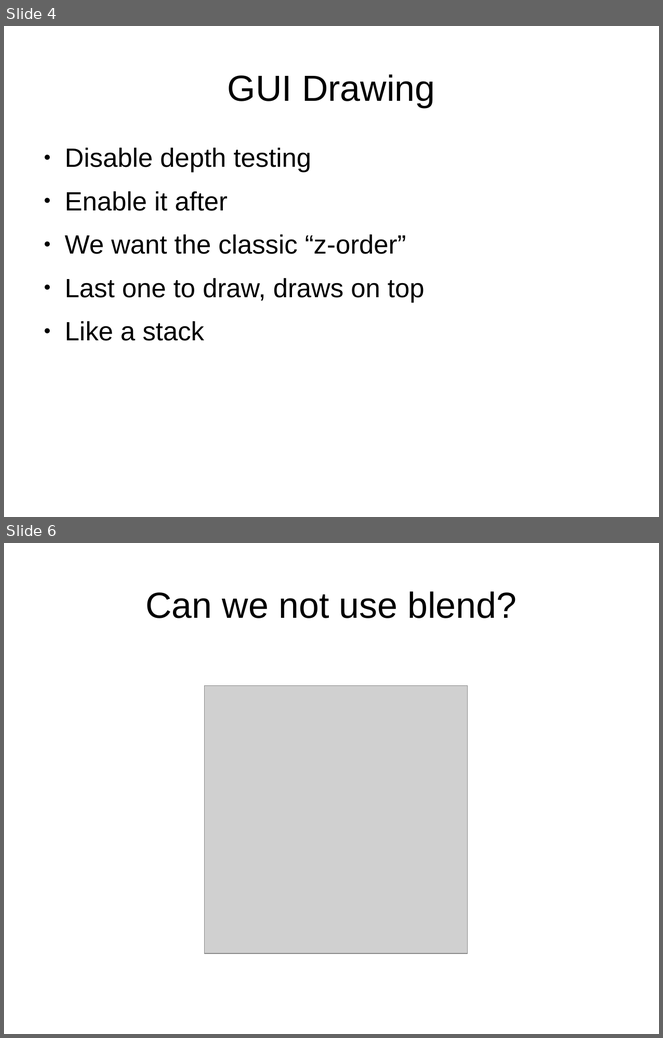
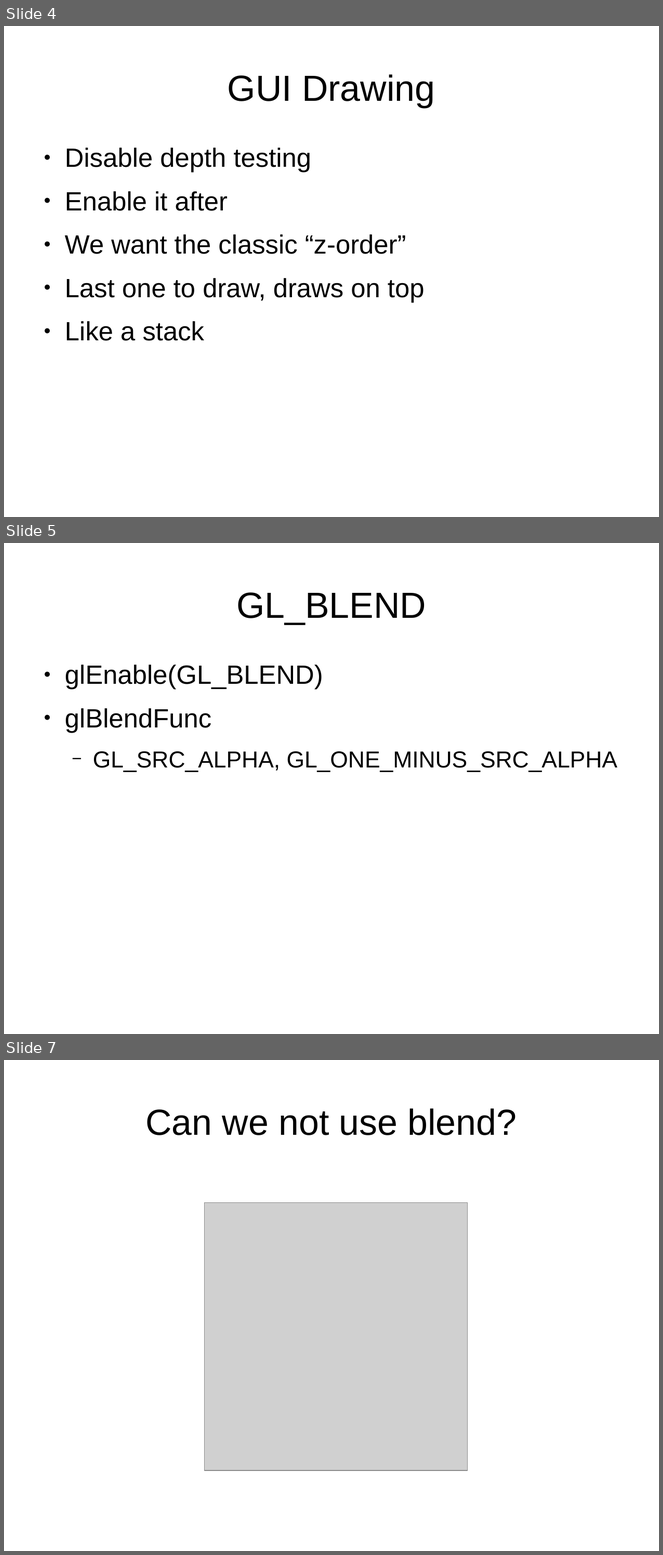
Before and after one commit to osen/creativelabs, a slide deck: 3dgp/3dgp-lec9.odp. Shown one above the other, each under a label of ours: slides 4 and 6 before the commit, slides 4, 5 and 7 after it; the slides between them are not shown. The pictures are 663x1038 and 663x1555 pixels, drawn with LibreOffice and Linux fonts; fonts in the diff are those of the drawing; grey boxes stand for pictures; background and template pictures are left out. Boxes give left, top, right and bottom in pixels: in the first picture for what was removed or moved away, otherwise in the second. Text is boxed around its words. In the diff, an @@ line names an element or a change of style, - is before the commit and + after.

Commit message:
Updated lec9.

```diff
--- a/3dgp/3dgp-lec9.odp
+++ b/3dgp/3dgp-lec9.odp
@@ slide 5 added at box(4, 543, 659, 1034), background #FFFFFF @@
@@ title added at box(236, 592, 426, 625), 44 pt, text #000000 @@
+GL_BLEND
@@ text added at box(65, 665, 618, 772), 28 pt, text #000000 @@
+● glEnable(GL_BLEND)
+● glBlendFunc
+  − GL_SRC_ALPHA, GL_ONE_MINUS_SRC_ALPHA
@@ what was slide 6 is now slide 7 @@
```
Also in this commit, not shown: 1 other slide added.
